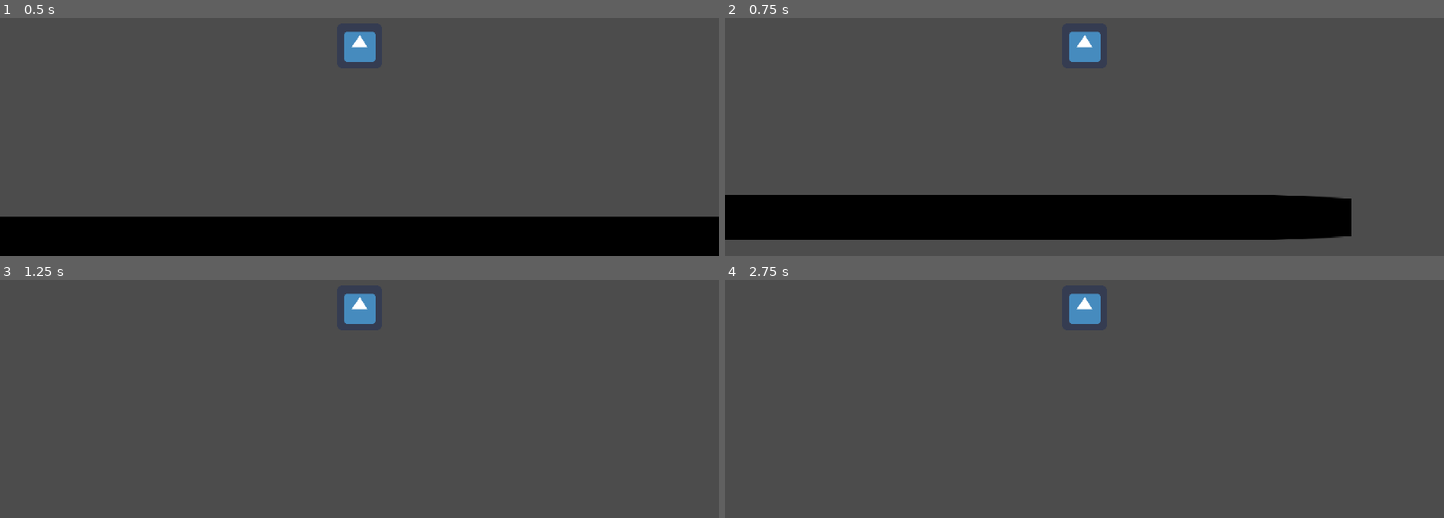
Above: before the commit, frames 1-4 (two rows, left to right).
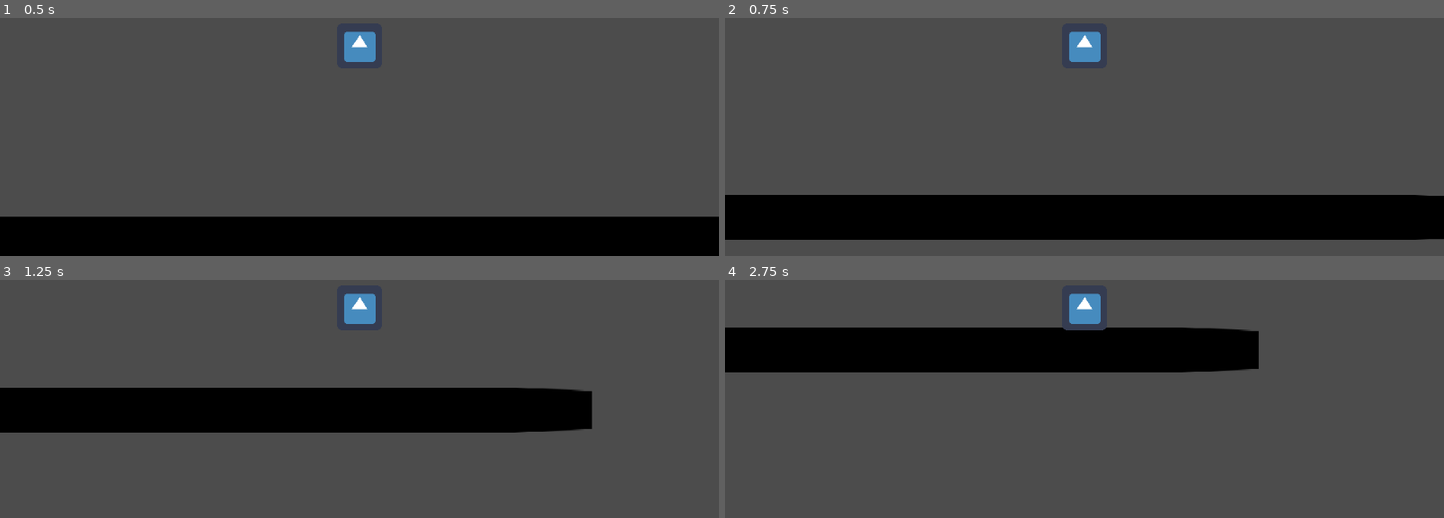
Above: after the commit, the same moments.

Repository: NotoriousENG/GD_Test
Game: Godot game, scene res://Scenes/Sample.tscn
Two runs of this game, one before a commit and one after it. Both use one fixed random seed, a clock stepped at 60 frames per second and the inputs below. The engine's default icon, where the game draws it, is replaced by a stand-in: a white triangle on a blue panel in a dark square.
Inputs:
- Up to frame 1 (0.5 s): no input
- Up to frame 2 (0.75 s): hold Right (ui_right) from 0.53 s (still down)
- Up to frame 3 (1.25 s): keep holding Right (ui_right); tap Up (ui_up) at 0.77 s
- Up to frame 4 (2.75 s): tap Up (ui_up) at 1.52 s; release Right (ui_right) at 2.03 s; hold Left (ui_left) from 2.03 s (still down)

Frame 1 is identical in both runs. In frame 2, 2.6% of the frame differs, in the area x 77-100%, y 74-94%; in frame 3, 15%, in the area x 0-83%, y 45-65%; in frame 4, 14%.

Commit message:
add max speed

Diff:
--- a/project.godot
+++ b/project.godot
@@ -17,11 +17,7 @@
 
 config/name="GD_Test"
 run/main_scene="res://Scenes/Sample.tscn"
-config/icon="res://Sprites/icon.png"
-
-[editor_plugins]
-
-enabled=PoolStringArray(  )
+config/icon="res://icon.png"
 
 [rendering]
 
--- a/src/StateMachine.gd
+++ b/src/StateMachine.gd
@@ -1,8 +1,11 @@
 extends KinematicBody2D
 
 const GRAVITY = 200.0
-const WALK_SPEED = 200
-const JUMP_FORCE = 400
+const WALK_ACCEL = 2000
+const JUMP_VELOCITY = 20
+const FRICTION = 10000
+const WALK_INITIAL_VELOCITY = 80
+const WALK_MAX_VELOCITY = 500
 
 var velocity = Vector2()
 
@@ -19,6 +22,11 @@
 func _physics_process(delta):
 	match [state_]:
 		[State.IDLE]:
+			if (velocity.x > 0):
+				velocity.x = max(0, velocity.x - delta * FRICTION)
+			elif (velocity.x < 0):
+				velocity.x = min(0, velocity.x + delta * FRICTION)
+
 			if (Input.is_action_pressed("ui_left") or Input.is_action_pressed("ui_right")):
 				state_ = State.WALKING
 			elif (Input.is_action_pressed("ui_up")):
@@ -26,25 +34,28 @@
 			elif (not is_on_floor()):
 				state_ = State.FALLING
 		[State.WALKING]:
-			if (not is_on_floor()):
-				state_ = State.FALLING
-			elif (Input.is_action_pressed("ui_left")):
-				velocity.x += -WALK_SPEED
+			print(velocity.x)
+			if (Input.is_action_pressed("ui_left")):
+				velocity.x = min(velocity.x, -WALK_INITIAL_VELOCITY)
+				velocity.x = max(velocity.x + delta * -WALK_ACCEL, -WALK_MAX_VELOCITY)
 			elif (Input.is_action_pressed("ui_right")):
-				velocity.x += WALK_SPEED
+				velocity.x = max(velocity.x, WALK_INITIAL_VELOCITY)
+				velocity.x = min(velocity.x + delta * WALK_ACCEL, WALK_MAX_VELOCITY)
 			elif (Input.is_action_pressed("ui_up")):
 				state_ = State.JUMPING
 			else:
 				state_ = State.IDLE
 		[State.JUMPING]:
-			velocity.y += JUMP_FORCE
+			velocity.y = JUMP_VELOCITY
 			state_ = State.FALLING
 		[State.FALLING]:
 			velocity.y += delta * GRAVITY
 			if (Input.is_action_pressed("ui_left")):
-				velocity.x += -WALK_SPEED
+				velocity.x = min(velocity.x, -WALK_INITIAL_VELOCITY)
+				velocity.x = max(velocity.x + delta * -WALK_ACCEL, -WALK_MAX_VELOCITY)
 			elif (Input.is_action_pressed("ui_right")):
-				velocity.x += WALK_SPEED
+				velocity.x = max(velocity.x, WALK_INITIAL_VELOCITY)
+				velocity.x = min(velocity.x + delta * WALK_ACCEL, WALK_MAX_VELOCITY)
 			if (is_on_floor()):
 				velocity.y = 0
 				state_ = State.IDLE
